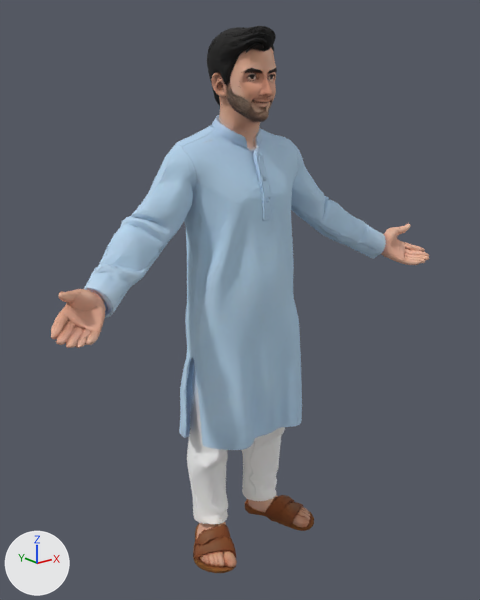
The glTF model assets/people/lite/kurta-man-lite.glb: old version first, new version second.
Camera for both pictures: a camera (50 mm lens) standing at (-1.427, -1.745, 1.703) and looking at (-0.018, 0.016, 0.998). Lighting does not change. The marker at lower left points along +X, +Y and +Z. The picture after the commit comes second. Vertices at exactly the same position are counted once.

Objects in the first picture: 'FaceMesh'.
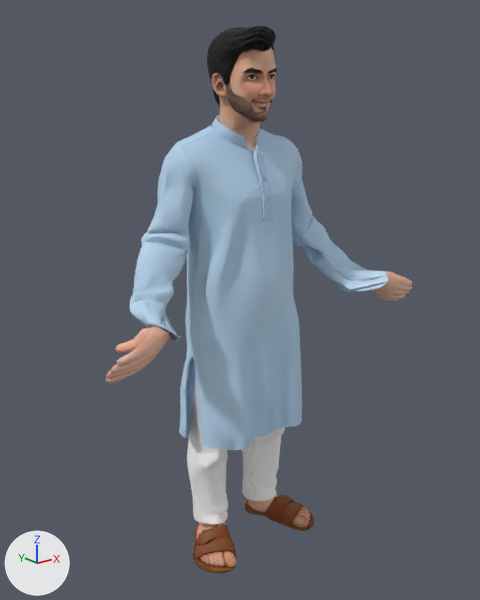
Pixel boxes (x1, y1, x2, y2) of what changed, in the pictures (480 x 600 px; the box of a moved part takes in the faces that stretch with it):
'FaceMesh', reshaped (19% narrower)
    before: (51, 26, 429, 573)
    after: (106, 26, 412, 573)
part 1 of me_model_075, moved or reshaped (not visible afterwards)
    before: (404, 253, 429, 260)
part 2 of me_model_075, moved or reshaped (not visible afterwards)
    before: (405, 249, 429, 256)
part 3 of me_model_075, moved or reshaped
    before: (51, 145, 191, 348)
    after: (106, 145, 192, 383)
part 4 of me_model_075, moved or reshaped
    before: (288, 139, 429, 265)
    after: (288, 139, 412, 301)

Edits to the bpy script that builds the scene:
```text
Change me_model_075:
    used by ob_facemesh; location = (0.0, 0.0, 0.0)
    remove me_model_075.from_pydata(...)  # 27154 vertices, 30000 faces; spans x -0.79..0.79, y -0.21..0.21, z 0.0..1.9
    add me_model_075.from_pydata(...)  # 27154 vertices, 30000 faces; spans x -0.66..0.66, y -0.25..0.21, z 0.0..1.9
    me_model_075 part 1: the loose piece of 120 vertices spanning x 0.69..0.77, y -0.21..-0.13, z 1.07..1.09 is multiplied about its middle by the matrix ((0.412, -0.906, -0.099), (0.338, 0.051, 0.94), (-0.846, -0.42, 0.327)), then moved by (-0.12, -0.03, -0.11)
    me_model_075 part 2: the loose piece of 102 vertices spanning x 0.7..0.79, y -0.19..-0.12, z 1.08..1.1 is multiplied about its middle by the matrix ((0.412, -0.906, -0.099), (0.338, 0.051, 0.94), (-0.846, -0.42, 0.327)), then moved by (-0.14, -0.03, -0.14)
    me_model_075 part 3: 3253 of 27154 vertices moved; they spanned x -0.79..-0.23, y -0.21..0.15, z 1.05..1.52 and now span x -0.66..-0.22, y -0.24..0.15, z 0.92..1.51; mean shift (0.12, -0.03, -0.1); largest move (-0.63, -0.02, 1.12) -> (-0.43, -0.19, 1.0)
    me_model_075 part 4: 2842 of 27154 vertices moved; they spanned x 0.23..0.79, y -0.21..0.15, z 1.05..1.54 and now span x 0.23..0.66, y -0.25..0.15, z 0.92..1.53; mean shift (-0.12, -0.04, -0.1); largest move (0.74, -0.11, 1.19) -> (0.55, -0.09, 0.97)
    other edits to the shape of me_model_075 do not show in these pictures
```
